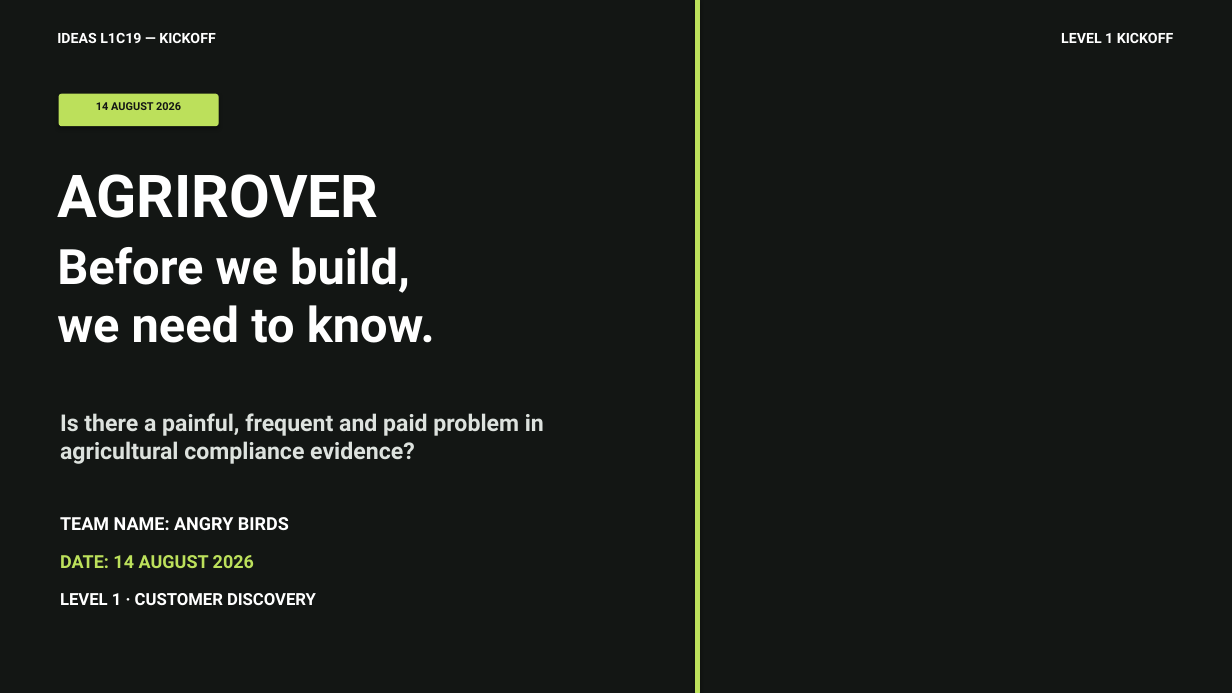
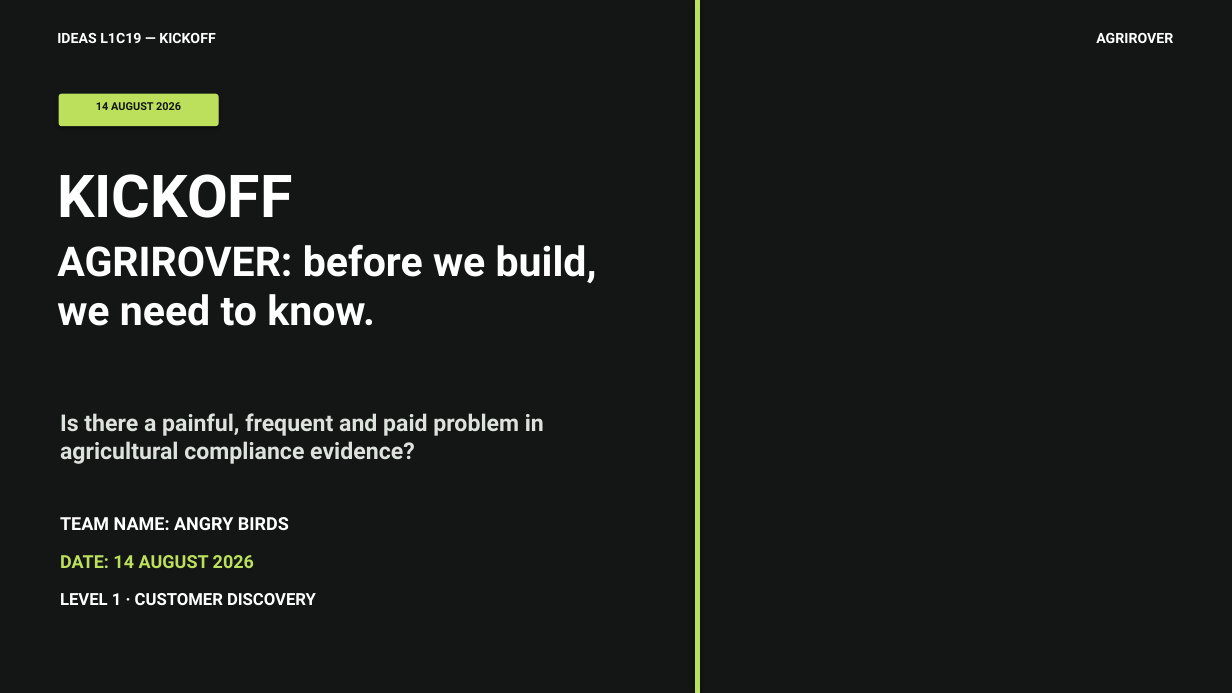
Before and after one commit to aman123825/agrobot, a slide deck: slide 1 of docs/AgriRover_IDEAS_Level_1_Kickoff_14_Aug_2026.pptx. Drawn at 1232x693 pixels with LibreOffice and Linux fonts; fonts in the diff are those of the drawing; grey boxes stand for pictures. Boxes give left, top, right and bottom in pixels: in the first picture for what was removed or moved away, otherwise in the second. Text is boxed around its words. In the diff, an @@ line names an element or a change of style, - is before the commit and + after.

```diff
--- a/docs/AgriRover_IDEAS_Level_1_Kickoff_14_Aug_2026.pptx
+++ b/docs/AgriRover_IDEAS_Level_1_Kickoff_14_Aug_2026.pptx
@@ text at (1096,33,1173,43): text changed @@
-LEVEL 1 KICKOFF
+AGRIROVER
@@ text at (57,174,292,218): text changed @@
-AGRIROVER
+KICKOFF
@@ text at (57,244,597,326): text changed; size 38 to 32 pt @@
-Before we build,
-we need to know.
+AGRIROVER: before we build,
+we need to know.
```
Also in this commit, not shown: 3 other slides changed, 1 other file.
